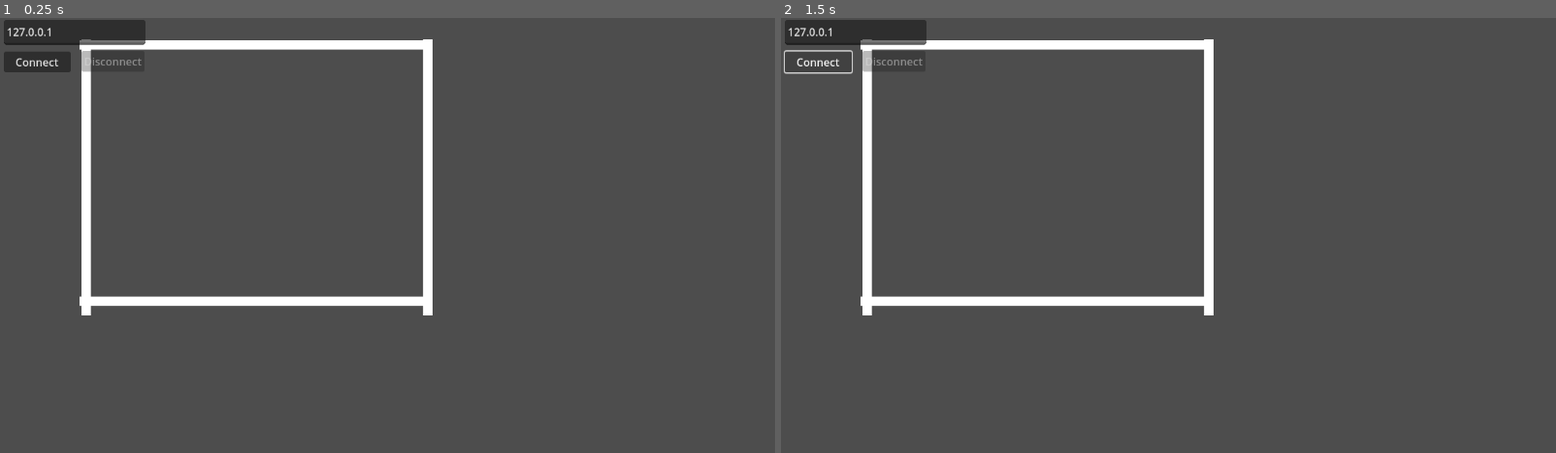
Above: before the commit, frames 1-2 (left to right).
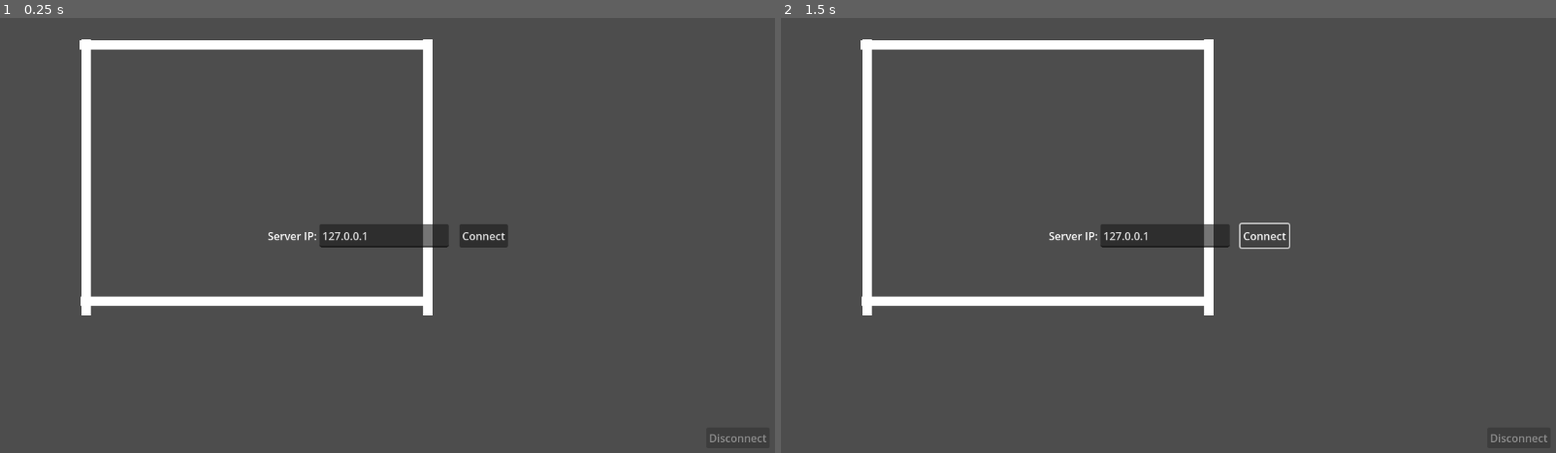
Above: after the commit, the same moments.

Repository: GodotCommunityGamesOrg/gcg-social
Game: Godot game, scene res://scenes/main.tscn
Two runs of this game, one before a commit and one after it. Both use one fixed random seed, a clock stepped at 60 frames per second and the inputs below. The engine's default icon, where the game draws it, is replaced by a stand-in: a white triangle on a blue panel in a dark square.
Inputs:
- Up to frame 1 (0.25 s): no input
- Up to frame 2 (1.5 s): click "Connect" at 0.5 s; hold D (right) from 1.28 s (still down)

The runs differ from the first frame. In frame 1, 2.8% of the frame differs, in the area x 0-99%, y 0-98%; in frame 2, 2.4%.

Commit message:
Refine MutliplayerConnection layout
- multiplayer_connection.tscn:
	- Redefine parent node as a "Control" Node type
	- Add an "HBoxContainer, named "Connect", and center with anchors
	- Re-parent ConnectBtn and HostInput to Connect
	- Add a "ServerIP" Label node, child of Connect
	- Add an 8x8px spacer node, child of Connect

- multiplayer_connection.gd
	- Update paths to nodes
	- Add $Connect.show() and $Connect.hide() to button update function, and always hide for the server instance.

- main.tscn:
	- Create a "CanvasLayer", named "HUD"
	- Reparent "MultiplayerConnection" to "HUD" and set anchors to "Full Rect"
	- Fiddle with Wall3's positioning...

Diff:
--- a/scenes/components/multiplayer_connection/multiplayer_connection.gd
+++ b/scenes/components/multiplayer_connection/multiplayer_connection.gd
@@ -1,4 +1,4 @@
-extends Node
+extends Control
 class_name MultiplayerConnection
 
 ## [server only] Emitted when a client connects to the server
@@ -11,14 +11,15 @@
 var url: String = "127.0.0.1"
 const PORT: int = 9009
 
-@onready var host_input: TextEdit = $HostInput
-@onready var connect_btn: Button = $ConnectBtn
+@onready var host_input: TextEdit = $Connect/HostInput
+@onready var connect_btn: Button = $Connect/ConnectBtn
 @onready var disconnect_btn: Button = $DisconnectBtn
 
 func _ready() -> void:
 	update_connection_buttons()
 	if OS.has_feature("is_server"):
 		setup_server_connection()
+		$Connect.hide()
 	else:
 		setup_client_connection()
 
@@ -70,12 +71,14 @@
 		return
 
 	if multiplayer_peer.get_connection_status() == multiplayer_peer.CONNECTION_DISCONNECTED:
+		$Connect.show()
 		connect_btn.disabled = false
 		disconnect_btn.disabled = true
 	if multiplayer_peer.get_connection_status() == multiplayer_peer.CONNECTION_CONNECTING:
 		connect_btn.disabled = true
 		disconnect_btn.disabled = true
 	if multiplayer_peer.get_connection_status() == multiplayer_peer.CONNECTION_CONNECTED:
+		$Connect.hide()
 		connect_btn.disabled = true
 		disconnect_btn.disabled = false
 
--- a/scenes/components/multiplayer_connection/multiplayer_connection.tscn
+++ b/scenes/components/multiplayer_connection/multiplayer_connection.tscn
@@ -2,30 +2,69 @@
 
 [ext_resource type="Script" path="res://scenes/components/multiplayer_connection/multiplayer_connection.gd" id="1_22lmt"]
 
-[node name="MultiplayerConnection" type="Node"]
+[node name="MultiplayerConnection" type="Control"]
+layout_mode = 3
+anchors_preset = 15
+anchor_right = 1.0
+anchor_bottom = 1.0
+grow_horizontal = 2
+grow_vertical = 2
+size_flags_horizontal = 4
+size_flags_vertical = 4
 script = ExtResource("1_22lmt")
 
-[node name="HostInput" type="TextEdit" parent="."]
-offset_left = 6.0
-offset_top = 3.0
-offset_right = 216.0
-offset_bottom = 40.0
+[node name="Connect" type="HBoxContainer" parent="."]
+layout_mode = 1
+anchors_preset = 8
+anchor_left = 0.5
+anchor_top = 0.5
+anchor_right = 0.5
+anchor_bottom = 0.5
+offset_left = -178.5
+offset_top = -17.5
+offset_right = 178.5
+offset_bottom = 17.5
+grow_horizontal = 2
+grow_vertical = 2
+size_flags_horizontal = 4
+size_flags_vertical = 4
+
+[node name="ServerIP" type="Label" parent="Connect"]
+layout_mode = 2
+text = "Server IP:"
+
+[node name="HostInput" type="TextEdit" parent="Connect"]
+custom_minimum_size = Vector2(192, 0)
+layout_mode = 2
+size_flags_horizontal = 4
+size_flags_vertical = 4
 text = "127.0.0.1"
+placeholder_text = "SERVER_IP"
+scroll_fit_content_height = true
 
-[node name="ConnectBtn" type="Button" parent="."]
-offset_left = 6.0
-offset_top = 50.0
-offset_right = 105.0
-offset_bottom = 81.0
+[node name="Spacer" type="Control" parent="Connect"]
+custom_minimum_size = Vector2(8, 8)
+layout_mode = 2
+
+[node name="ConnectBtn" type="Button" parent="Connect"]
+layout_mode = 2
 text = "Connect
 "
 
 [node name="DisconnectBtn" type="Button" parent="."]
-offset_left = 121.0
-offset_top = 49.0
-offset_right = 215.0
-offset_bottom = 80.0
+layout_mode = 1
+anchors_preset = 3
+anchor_left = 1.0
+anchor_top = 1.0
+anchor_right = 1.0
+anchor_bottom = 1.0
+offset_left = -102.0
+offset_top = -38.0
+offset_right = -8.0
+offset_bottom = -7.0
+grow_horizontal = 0
+grow_vertical = 0
 text = "Disconnect"
 
-[connection signal="pressed" from="ConnectBtn" to="." method="_on_connect_btn_pressed"]
+[connection signal="pressed" from="Connect/ConnectBtn" to="." method="_on_connect_btn_pressed"]
 [connection signal="pressed" from="DisconnectBtn" to="." method="_on_disconnect_btn_pressed"]
--- a/scenes/main.tscn
+++ b/scenes/main.tscn
@@ -6,7 +6,9 @@
 
 [node name="Main" type="Node2D"]
 
-[node name="MultiplayerConnection" parent="." instance=ExtResource("3_qakxp")]
+[node name="HUD" type="CanvasLayer" parent="."]
+
+[node name="MultiplayerConnection" parent="HUD" instance=ExtResource("3_qakxp")]
 
 [node name="MultiplayerSpawner" type="MultiplayerSpawner" parent="."]
 _spawnable_scenes = PackedStringArray("res://scenes/characters/player.tscn")
@@ -25,14 +27,14 @@
 scale = Vector2(-0.719015, 19.8856)
 
 [node name="Wall3" parent="." instance=ExtResource("3_8g0g3")]
-position = Vector2(382, 422)
-rotation = 1.5697
-scale = Vector2(-0.719015, 24.806)
+position = Vector2(385, 422)
+rotation = 1.5708
+scale = Vector2(-0.72, 24.84)
 
 [node name="Wall4" parent="." instance=ExtResource("3_8g0g3")]
 position = Vector2(382, 40)
 rotation = 1.5697
 scale = Vector2(-0.719015, 24.806)
 
-[connection signal="client_connected" from="MultiplayerConnection" to="Players" method="_on_multiplayer_connection_client_connected"]
-[connection signal="client_disconnected" from="MultiplayerConnection" to="Players" method="_on_multiplayer_connection_client_disconnected"]
+[connection signal="client_connected" from="HUD/MultiplayerConnection" to="Players" method="_on_multiplayer_connection_client_connected"]
+[connection signal="client_disconnected" from="HUD/MultiplayerConnection" to="Players" method="_on_multiplayer_connection_client_disconnected"]
